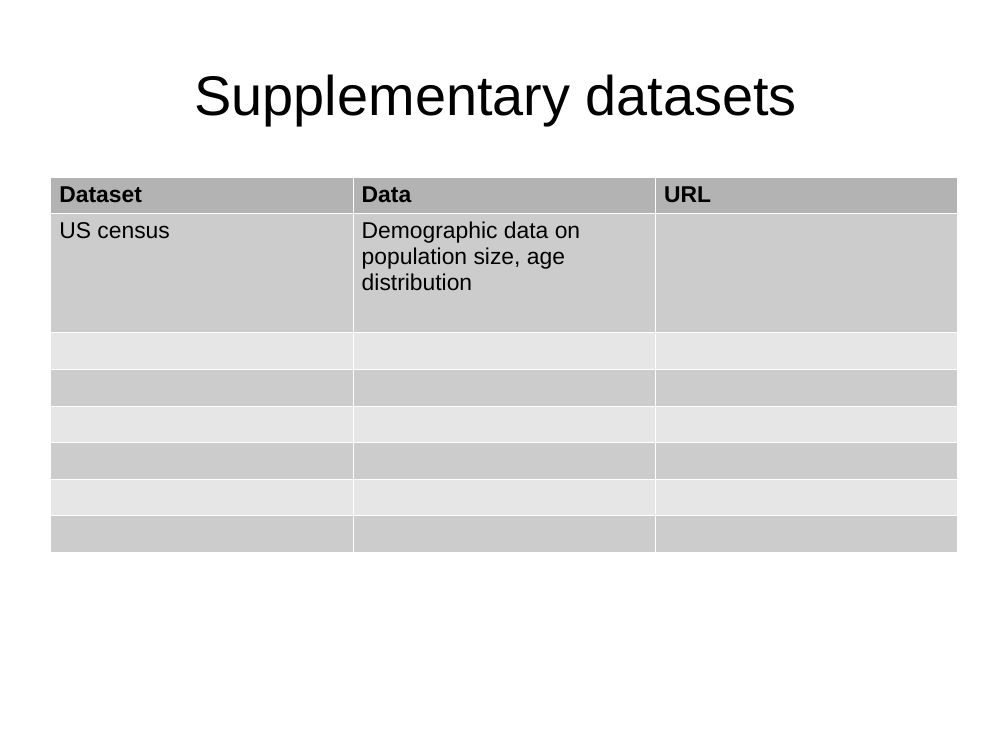
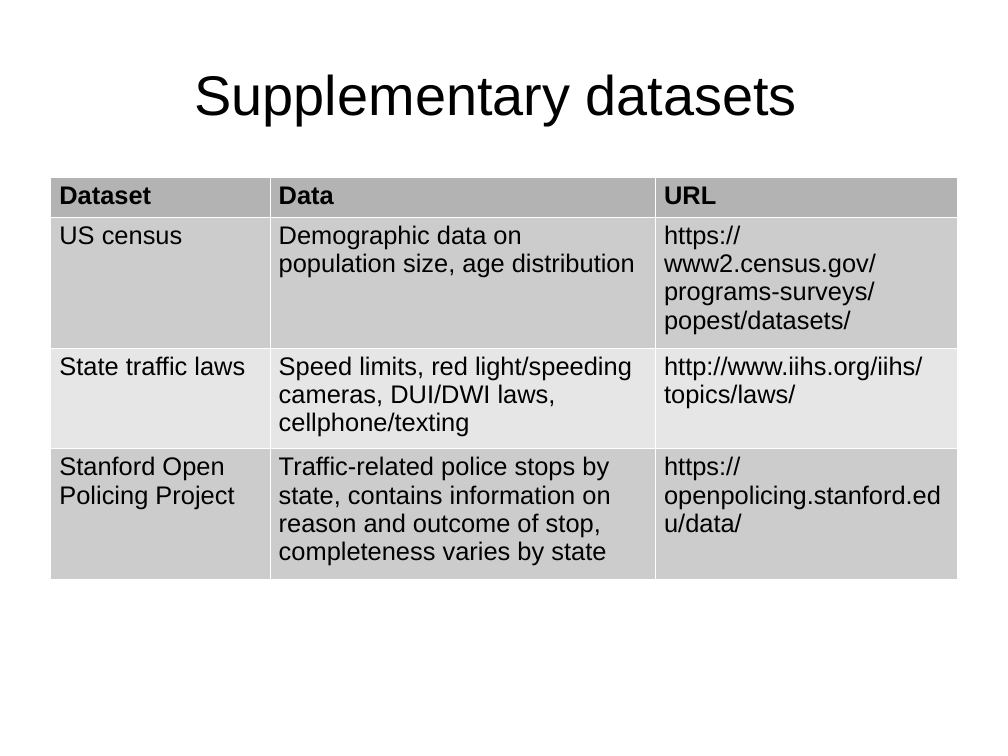
Before and after one commit to rlrognstad/springboard_capstone_1, a slide deck: slide 4 of capstone_I_update_20170722.odp. Drawn at 1008x756 pixels with LibreOffice and Linux fonts; fonts in the diff are those of the drawing. Boxes give left, top, right and bottom in pixels: in the first picture for what was removed or moved away, otherwise in the second. Text is boxed around its words. In the diff, an @@ line names an element or a change of style, - is before the commit and + after.

```diff
--- a/capstone_I_update_20170722.odp
+++ b/capstone_I_update_20170722.odp
@@ table at (50, 177, 958, 570) @@
-row 2: US census | Demographic data on population size, age distribution | 
-row 3:  |  | 
-row 4:  |  | 
-row 5:  |  | 
-row 6:  |  | 
-row 7:  |  | 
-row 8:  |  | 
+row 2: US census | Demographic data on population size, age distribution | https://www2.census.gov/programs-surveys/popest/datasets/
+row 3: State traffic laws | Speed limits, red light/speeding cameras, DUI/DWI laws, cellphone/texting | http://www.iihs.org/iihs/topics/laws/
+row 4: Stanford Open Policing Project | Traffic-related police stops by state, contains information on reason and outcome of stop, completeness varies by state | https://openpolicing.stanford.edu/data/
```
